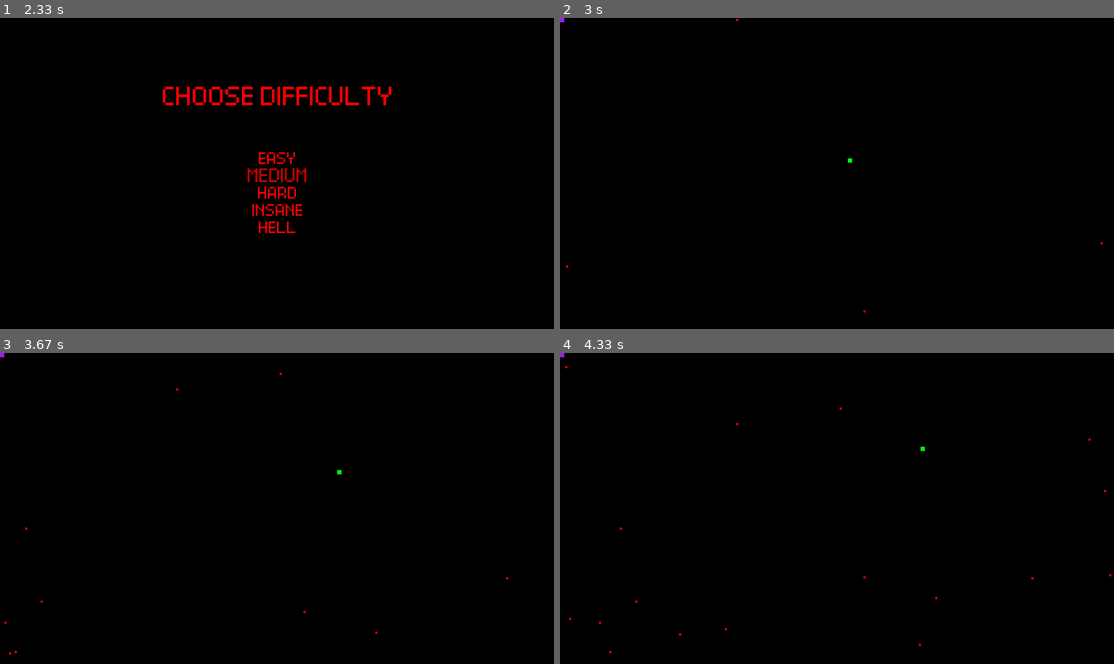
Above: before the commit, frames 1-4 (two rows, left to right).
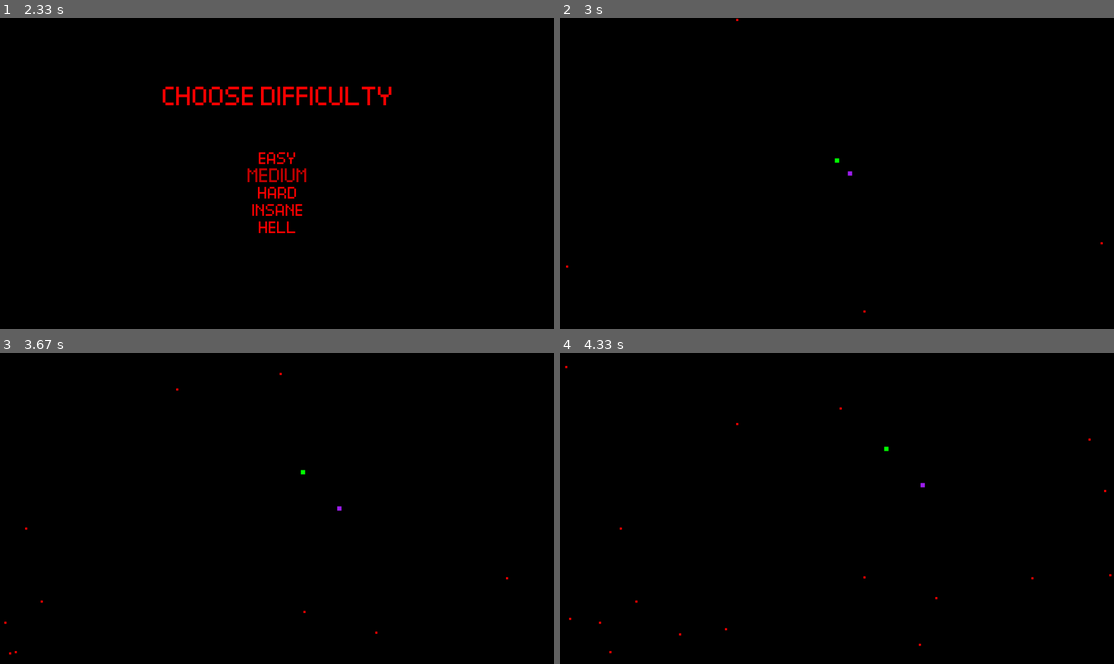
Above: after the commit, the same moments.

Repository: LJ-44/BulletHell
Game: pygame game, started from run_game.py
Same seed, same stepped clock (60 frames per second), same inputs: the game is played once before the commit and once after it.
Inputs (mouse positions are in pixels of both pictures, inside the frame that each line leads up to):
- Up to frame 1 (2.33 s): click (254, 185) at 0.38 s; click (55, 297) at 1.22 s; click (199, 108) at 1.55 s; press the mouse at (277, 192) at 1.87 s; move the mouse to (199, 207) at 1.97 s; release the mouse at (121, 223) at 2.1 s; click (277, 173) at 2.22 s
- Up to frame 2 (3 s): click (837, 192) at 2.55 s; hold W from 2.83 s (still down); hold Right from 2.83 s (still down); move the mouse to (787, 73) at 2.87 s
- Up to frame 3 (3.67 s): release W at 3.3 s; release Right at 3.3 s; hold Right from 3.33 s (still down); hold D from 3.33 s (still down); move the mouse to (72, 477) at 3.37 s
- Up to frame 4 (4.33 s): release Right at 3.8 s; release D at 3.8 s; hold Up 3.83-4.13 s; hold W 3.83-4.13 s; move the mouse to (875, 586) at 3.87 s; hold Right from 4.17 s (still down); hold D from 4.17 s (still down); move the mouse to (892, 464) at 4.2 s

Frame 1 is identical in both runs. In frame 2, less than 0.1% of the frame differs, in the area x 0-53%, y 0-51%; in frame 3, less than 0.1%; in frame 4, less than 0.1%.

Commit message:
fixed buggy sound

Diff:
--- a/run_game.py
+++ b/run_game.py
@@ -182,8 +182,6 @@
             # escape key pauses game
             if player_mode == PlayerMode.ONE_PLAYER:
 
-                sound.play_music()
-
                 if player_two in player_group:
                     player_group.remove(player_two)
 
@@ -235,7 +233,7 @@
                     elif (pygame.sprite.collide_rect(player_two, bullet) and not getattr(bullet, 'hit_player_two', False)):
                         player_two_hits += 1
                         bullet.hit_player_two = True
-                        print(f'Player Two Hits: {player_one_hits}')
+                        print(f'Player Two Hits: {player_two_hits}')
 
                 player_group.update()
                 bullets_group.update()
--- a/src/sound.py
+++ b/src/sound.py
@@ -22,7 +22,37 @@
 def stop_music():
     pygame.mixer.music.stop()
 
-def play_sound_effect(path="assets/audio/", volume = 1.0):
+def play_hit_sound(path=hit_sound, volume=1.0):
     sound = pygame.mixer.Sound(path)
     sound.set_volume(volume)
     sound.play()
+
+def play_death_sound(path=death_sound, volume=1.0):
+    sound = pygame.mixer.Sound(path)
+    sound.set_volume(volume)
+    sound.play()
+
+def play_normal_bullet_sound(path=normal_bullet_sound, volume=1.0):
+    sound = pygame.mixer.Sound(path)
+    sound.set_volume(volume)
+    sound.play()
+
+def play_homing_bullet_sound(path=homing_bullet_sound, volume=1.0):
+    sound = pygame.mixer.Sound(path)
+    sound.set_volume(volume)
+    sound.play()
+
+def play_exploding_bullet_sound(path=exploding_bullet_sound, volume=1.0):
+    sound = pygame.mixer.Sound(path)
+    sound.set_volume(volume)
+    sound.play()
+
+def play_button_hover_sound(path=button_hover_sound, volume=0.5):
+    sound = pygame.mixer.Sound(path)
+    sound.set_volume(volume)
+    sound.play()
+
+def play_button_clicked_sound(path=button_clicked_sound, volume=0.5):
+    sound = pygame.mixer.Sound(path)
+    sound.set_volume(volume)
+    sound.play()
--- a/src/sprites.py
+++ b/src/sprites.py
@@ -13,7 +13,7 @@
         self.screen_width = self.screen.get_width()
         self.screen_height = self.screen.get_height()
 
-        self.image = pygame.Surface([width, height])
+        self.image = pygame.Surface([width, height]).convert_alpha()
         self.image.fill(color)
 
         self.rect = self.image.get_rect()
@@ -30,26 +30,18 @@
         # base class constructor
         super().__init__(color=color, width=width, height=height, speed=speed)
 
-        self.spawn_point = (self.screen_width / 2, self.screen_height / 2)
-
         # player spawn: center of screen
         self.rect.centerx = self.screen_width / 2
         self.rect.centery = self.screen_height / 2
 
     def update(self):
-        # W,A,S,D or Arrow keys to move player
+        # W,A,S,D to move player1
         keys = pygame.key.get_pressed()
 
-        if keys[pygame.K_w] or keys[pygame.K_UP]: self.rect.centery -= self.speed
-        if keys[pygame.K_a] or keys[pygame.K_LEFT]: self.rect.centerx -= self.speed
-        if keys[pygame.K_s] or keys[pygame.K_DOWN]: self.rect.centery += self.speed
-        if keys[pygame.K_d] or keys[pygame.K_RIGHT]: self.rect.centerx += self.speed
-
-        # if PlayerMode == PlayerMode.TWO_PLAYER:
-        #     if keys[pygame.K_w]: self.rect.centery -= self.speed
-        #     if keys[pygame.K_a]: self.rect.centerx -= self.speed
-        #     if keys[pygame.K_s]: self.rect.centery += self.speed
-        #     if keys[pygame.K_d]: self.rect.centerx += self.speed
+        if keys[pygame.K_w]: self.rect.centery -= self.speed
+        if keys[pygame.K_a]: self.rect.centerx -= self.speed
+        if keys[pygame.K_s]: self.rect.centery += self.speed
+        if keys[pygame.K_d]: self.rect.centerx += self.speed
 
         # restrict player to confines of display edges
         if (self.rect.top < 0): self.rect.top = 0
@@ -66,6 +58,26 @@
 
         # base constructor
         super().__init__(color=color, width=width, height=height, speed=speed)
+
+        # player spawn: center of screen
+        self.rect.centerx = self.screen_width / 2
+        self.rect.centery = self.screen_height / 2
+
+    def update(self):
+        # Arrow keys to move player2
+        keys = pygame.key.get_pressed()
+
+        if keys[pygame.K_UP]: self.rect.centery -= self.speed
+        if keys[pygame.K_LEFT]: self.rect.centerx -= self.speed
+        if keys[pygame.K_DOWN]: self.rect.centery += self.speed
+        if keys[pygame.K_RIGHT]: self.rect.centerx += self.speed
+
+        # restrict player to confines of display edges
+        if (self.rect.top < 0): self.rect.top = 0
+        if (self.rect.left < 0): self.rect.left = 0
+        if (self.rect.right > self.screen_width): self.rect.right = self.screen_width
+        if (self.rect.bottom > self.screen_height): self.rect.bottom = self.screen_height
+
 
 class Bullet(GameObject):
     def __init__(self,
